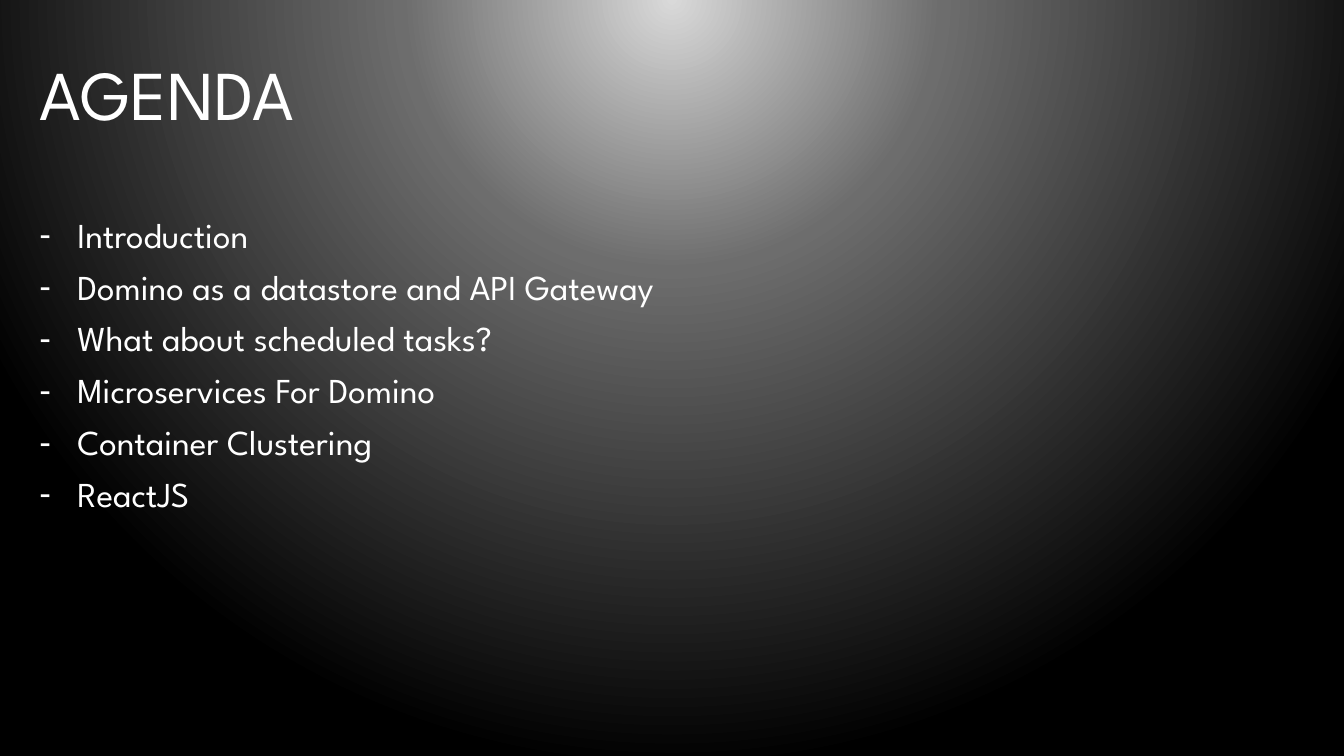
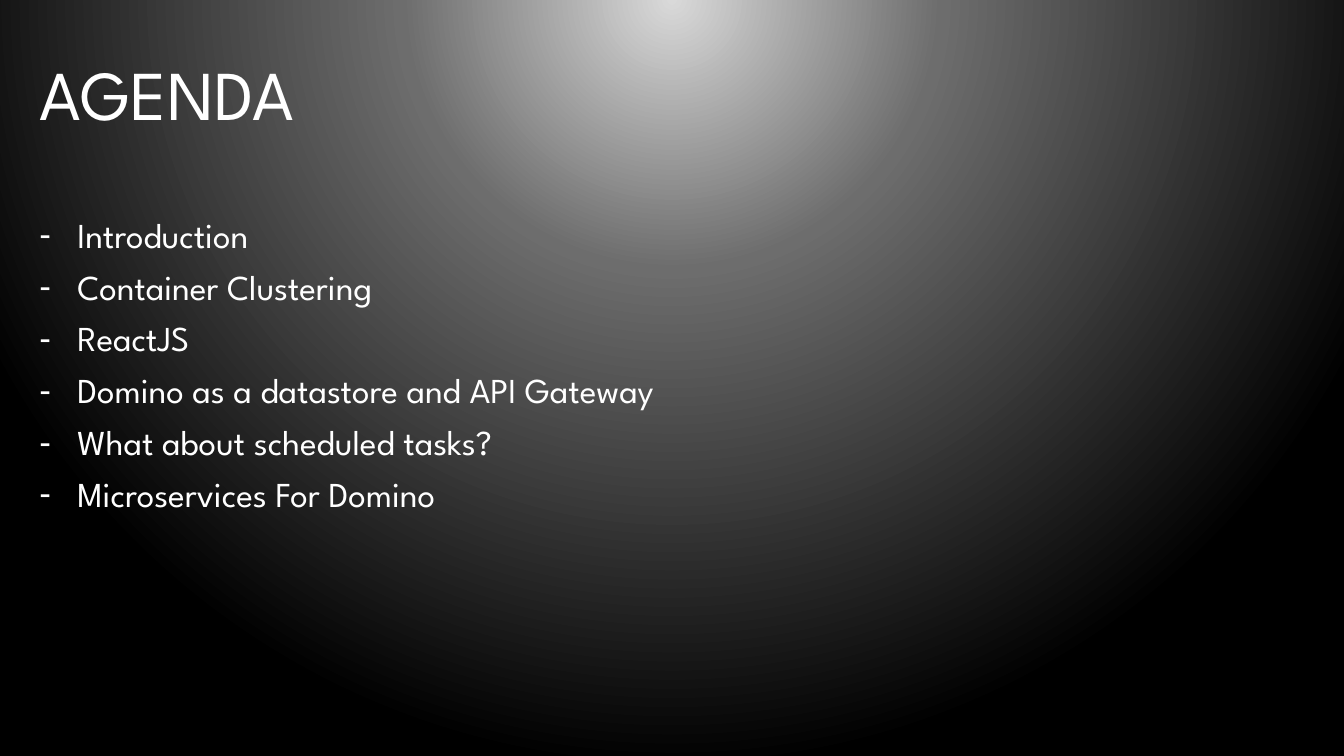
Before and after one commit to bleedingcode/domino-js-masterclass, a slide deck: slide 4 of presentation/8598 Domino and JS.pptx. Drawn at 1344x756 pixels with LibreOffice and Linux fonts; fonts in the diff are those of the drawing; background and template pictures are left out. Boxes give left, top, right and bottom in pixels: in the first picture for what was removed or moved away, otherwise in the second. Text is boxed around its words. In the diff, an @@ line names an element or a change of style, - is before the commit and + after.

```diff
--- a/presentation/8598 Domino and JS.pptx
+++ b/presentation/8598 Domino and JS.pptx
@@ text at <box>77,276,372,352</box>: paragraphs added @@
+– Container Clustering
+– ReactJS
@@ text at <box>77,431,372,508</box>: paragraphs removed @@
-– Container Clustering
-– ReactJS
```
Also in this commit, not shown: 11 other slides changed, 9 other files.
